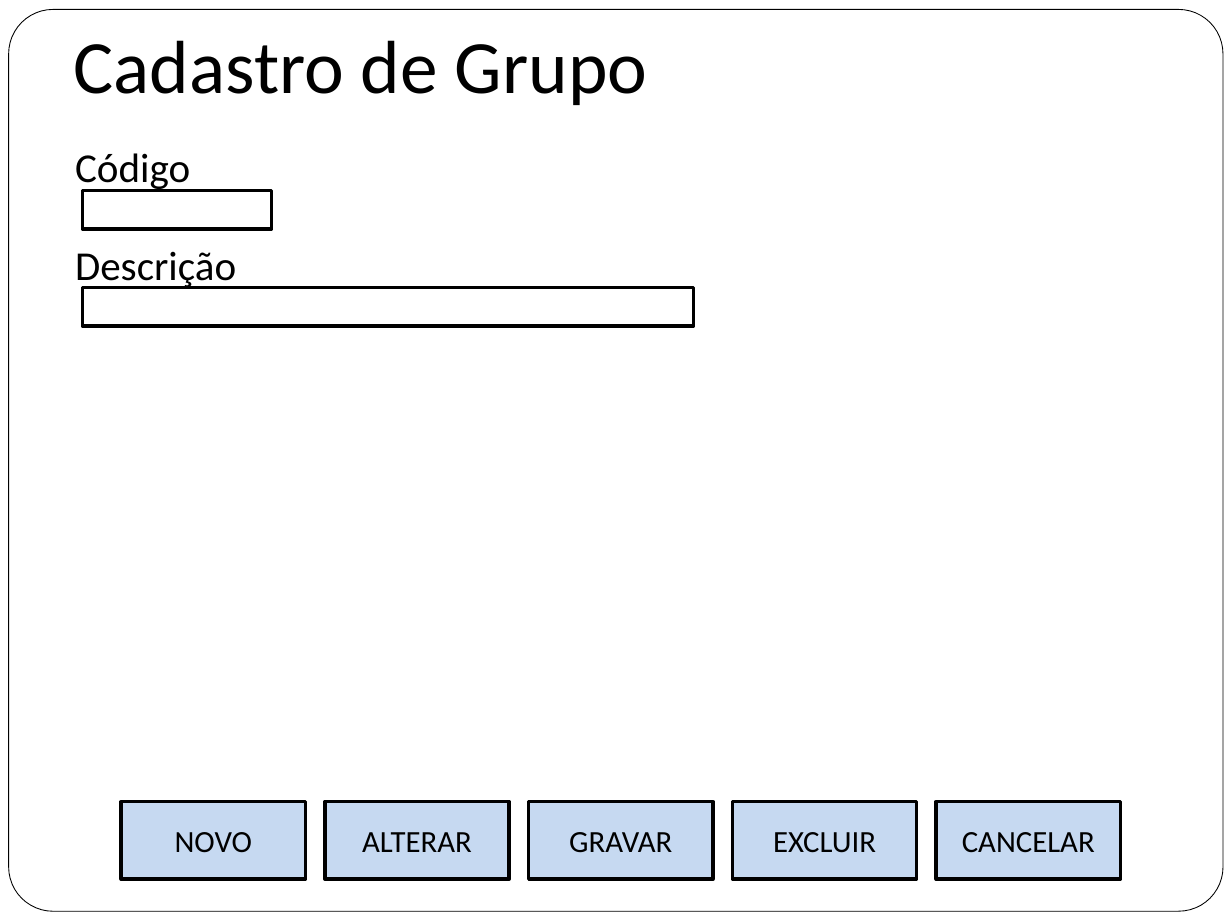
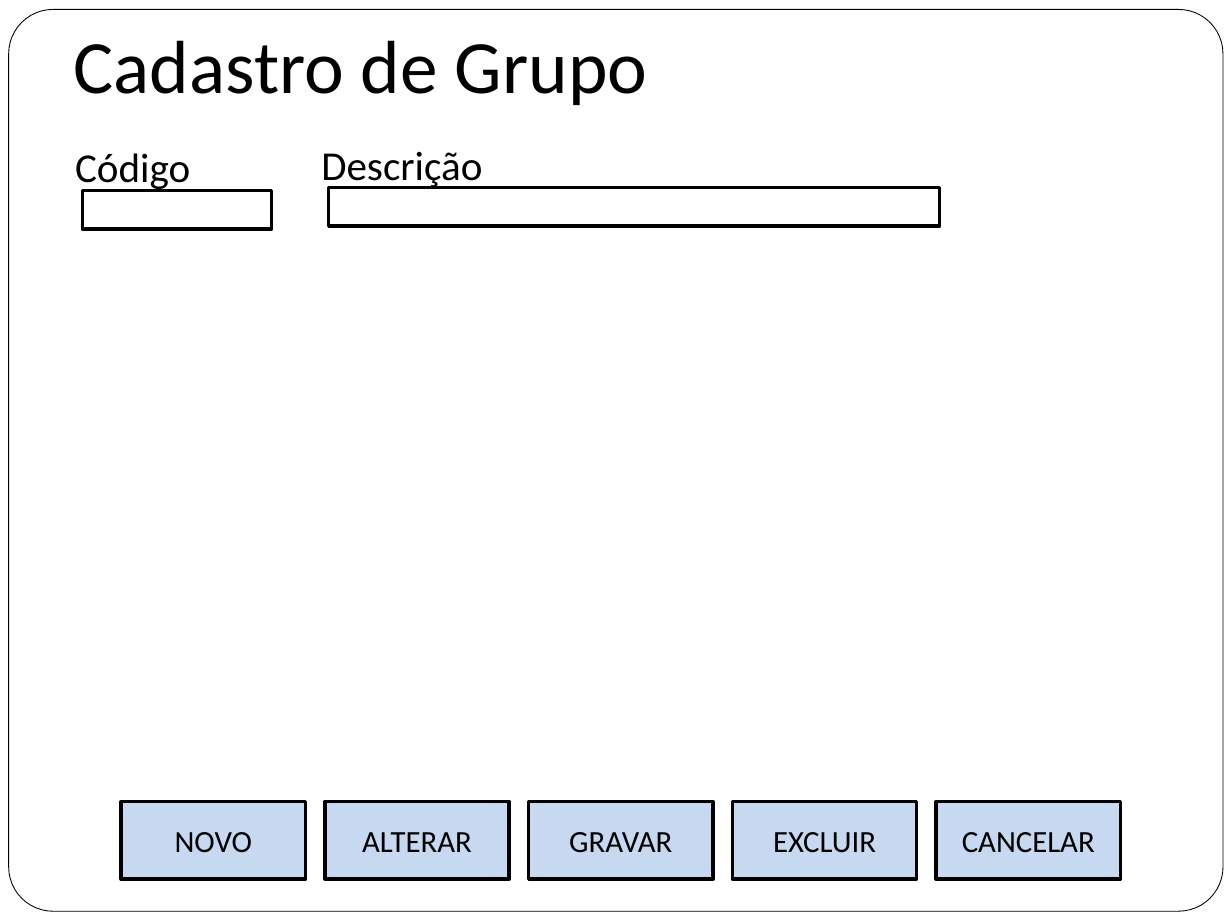
Before and after one commit to flaviochagas/PosGrupo4, a slide deck: slide 6 of Site/site/documentos/prototipos.pptx. Drawn at 1232x924 pixels with LibreOffice and Linux fonts; fonts in the diff are those of the drawing. Boxes give left, top, right and bottom in pixels: in the first picture for what was removed or moved away, otherwise in the second. Text is boxed around its words. In the diff, an @@ line names an element or a change of style, - is before the commit and + after.

```diff
--- a/Site/site/documentos/prototipos.pptx
+++ b/Site/site/documentos/prototipos.pptx
@@ text "Descrição": place and size @@
-text "Descrição" at (75,251,236,291)
+text "Descrição" at (321,151,482,191)
@@ rectangle: place and size @@
-rectangle at (83,287,694,325)
+rectangle at (329,187,940,225)
```
Also in this commit, not shown: 6 other slides changed, 1 other file.
